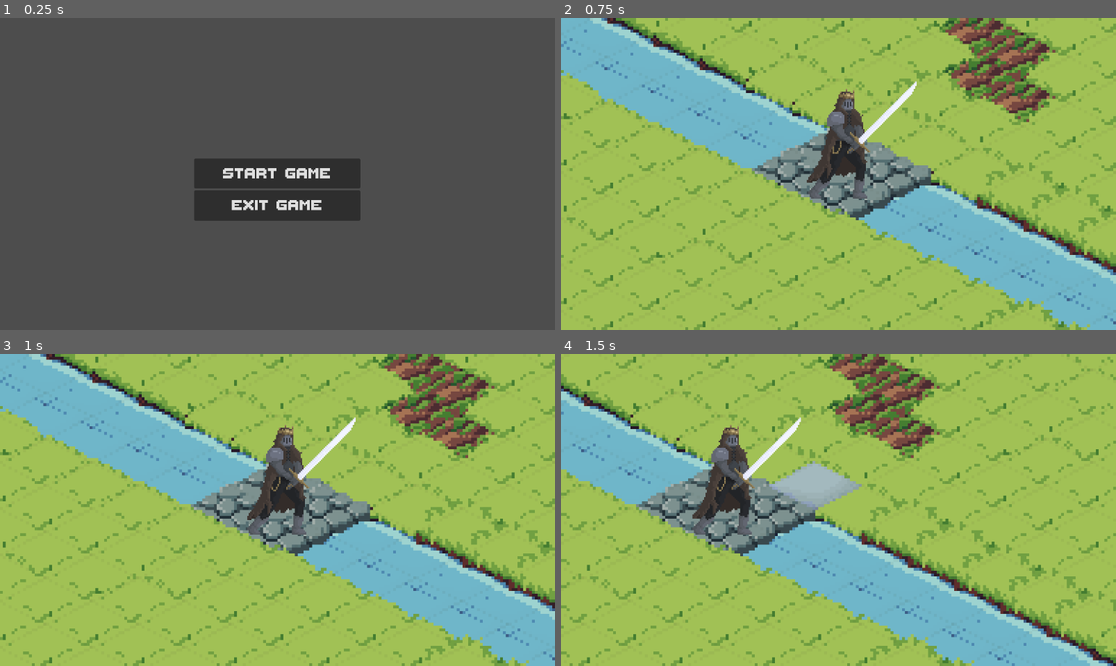
Above: before the commit, frames 1-4 (two rows, left to right).
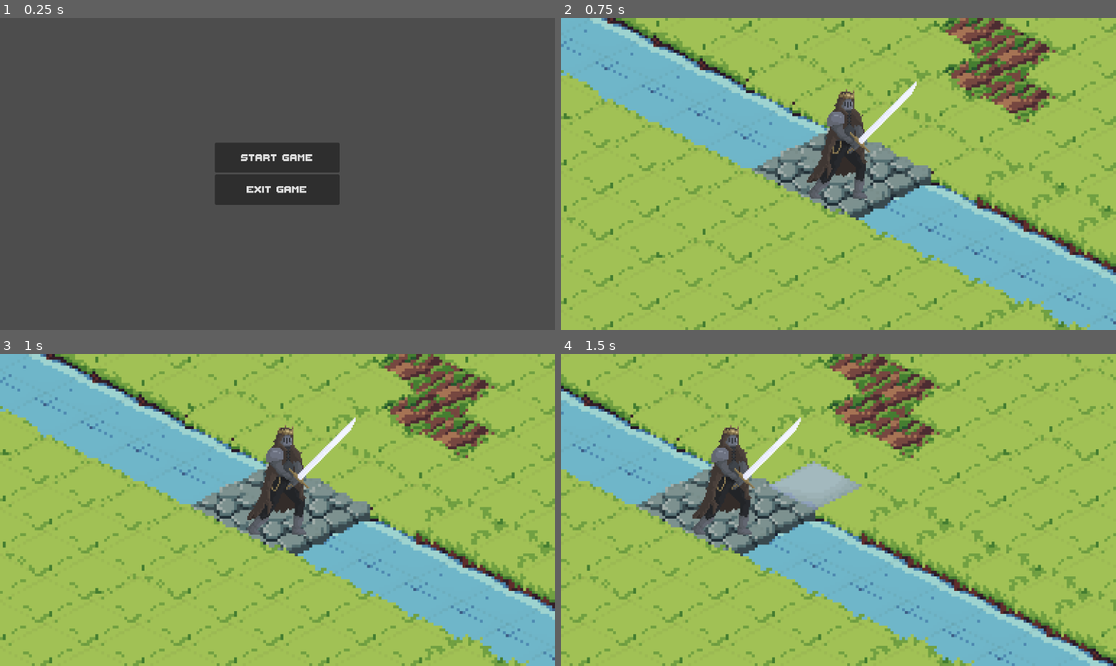
Above: after the commit, the same moments.

Repository: agh-cs-imbeciles/heralds-of-war
Game: Godot game, scene res://scenes/ui/menu/menu.tscn
Two runs of this game, one before a commit and one after it. Both use one fixed random seed, a clock stepped at 60 frames per second and the inputs below.
Inputs (mouse positions are in pixels of both pictures, inside the frame that each line leads up to):
- Up to frame 1 (0.25 s): no input
- Up to frame 2 (0.75 s): click "START GAME" at 0.5 s
- Up to frame 3 (1 s): no input
- Up to frame 4 (1.5 s): move the mouse to (960, 494) at 1.27 s; hold Right from 1.28 s (still down); click (960, 494) at 1.42 s

The runs differ from the first frame. In frame 1, 4.6% of the frame differs, in the area x 35-65%, y 40-66%; in frame 2, nothing differs; in frame 3, nothing differs; in frame 4, nothing differs.

Commit message:
Add requested changes

Diff:
--- a/scenes/game.tscn
+++ b/scenes/game.tscn
@@ -137,6 +137,7 @@
 position = Vector2(16, 160)
 zoom = Vector2(6, 6)
 script = ExtResource("1_lnu2h")
+move_by_mouse = false
 
 [node name="TerrainTileMap" type="TileMapLayer" parent="."]
 tile_map_data = PackedByteArray("AAAAAAAAAAABAAIAAAAAAAEAAAABAAIAAAAAAAIAAAABAAIAAAAAAAMAAAACAAIAAAAAAAQAAAAAAAIAAAAAAA …(6976 unchanged characters)…
--- a/scenes/game/game.tscn
+++ /dev/null
@@ -1,3 +0,0 @@
-[gd_scene format=3 uid="uid://s22uyorq4nhr"]
-
-[node name="Node" type="Node"]
--- a/scenes/ui/menu/menu.tscn
+++ b/scenes/ui/menu/menu.tscn
@@ -1,7 +1,8 @@
-[gd_scene load_steps=3 format=3 uid="uid://duqxbwqid80mr"]
+[gd_scene load_steps=4 format=3 uid="uid://duqxbwqid80mr"]
 
-[ext_resource type="FontFile" uid="uid://w8gtmlejd3ia" path="res://assets/fonts/ThaleahFat.ttf" id="1_ldhvw"]
 [ext_resource type="Script" uid="uid://drw3dg1egk23u" path="res://src/ui/menu/menu_buttons.gd" id="1_q18yf"]
+[ext_resource type="Script" uid="uid://d0sgraw7iigi" path="res://src/ui/menu/v_box_container.gd" id="1_r4xos"]
+[ext_resource type="Theme" uid="uid://b0yl85gha4apv" path="res://themes/menu_theme.tres" id="2_r4xos"]
 
 [node name="MainMenu" type="Control"]
 layout_mode = 3
@@ -11,31 +12,34 @@
 grow_horizontal = 2
 grow_vertical = 2
 
-[node name="VBoxContainer" type="VBoxContainer" parent="."]
+[node name="AspectRatioContainer" type="AspectRatioContainer" parent="."]
 layout_mode = 1
 anchors_preset = -1
-anchor_left = 0.35
-anchor_top = 0.45
-anchor_right = 0.65
-anchor_bottom = 0.65
+anchor_top = 0.4
+anchor_right = 1.0
+anchor_bottom = 0.6
 grow_horizontal = 2
 grow_vertical = 2
+ratio = 2.0
 
-[node name="StartGameButton" type="Button" parent="VBoxContainer"]
+[node name="VBoxContainer" type="VBoxContainer" parent="AspectRatioContainer"]
+layout_mode = 2
+script = ExtResource("1_r4xos")
+
+[node name="StartGameButton" type="Button" parent="AspectRatioContainer/VBoxContainer"]
 layout_mode = 2
 size_flags_vertical = 3
-theme_override_fonts/font = ExtResource("1_ldhvw")
-theme_override_font_sizes/font_size = 48
+theme = ExtResource("2_r4xos")
 text = "START GAME"
 script = ExtResource("1_q18yf")
 
-[node name="ExitGameButton" type="Button" parent="VBoxContainer"]
+[node name="ExitGameButton" type="Button" parent="AspectRatioContainer/VBoxContainer"]
 layout_mode = 2
 size_flags_vertical = 3
-theme_override_fonts/font = ExtResource("1_ldhvw")
-theme_override_font_sizes/font_size = 48
+theme = ExtResource("2_r4xos")
 text = "EXIT GAME"
 script = ExtResource("1_q18yf")
 
-[connection signal="pressed" from="VBoxContainer/StartGameButton" to="VBoxContainer/StartGameButton" method="_on_start_game_button_pressed"]
-[connection signal="pressed" from="VBoxContainer/ExitGameButton" to="VBoxContainer/StartGameButton" method="_on_exit_game_button_pressed"]
+[connection signal="resized" from="AspectRatioContainer/VBoxContainer" to="AspectRatioContainer/VBoxContainer" method="_on_resized"]
+[connection signal="pressed" from="AspectRatioContainer/VBoxContainer/StartGameButton" to="AspectRatioContainer/VBoxContainer/StartGameButton" method="_on_start_game_button_pressed"]
+[connection signal="pressed" from="AspectRatioContainer/VBoxContainer/ExitGameButton" to="AspectRatioContainer/VBoxContainer/StartGameButton" method="_on_exit_game_button_pressed"]
--- /dev/null
+++ b/src/ui/menu/v_box_container.gd
@@ -0,0 +1,7 @@
+extends VBoxContainer
+
+
+func _on_resized() -> void:
+	var height = get_parent_area_size()[1]
+	for child: Control in get_children():
+		child.add_theme_font_size_override("font_size", height/4)
--- /dev/null
+++ b/themes/menu_theme.tres
@@ -0,0 +1,7 @@
+[gd_resource type="Theme" load_steps=2 format=3 uid="uid://b0yl85gha4apv"]
+
+[ext_resource type="FontFile" uid="uid://w8gtmlejd3ia" path="res://assets/fonts/ThaleahFat.ttf" id="1_funo8"]
+
+[resource]
+resource_name = "menu_theme"
+default_font = ExtResource("1_funo8")
Not shown, added: src/ui/menu/v_box_container.gd.uid
